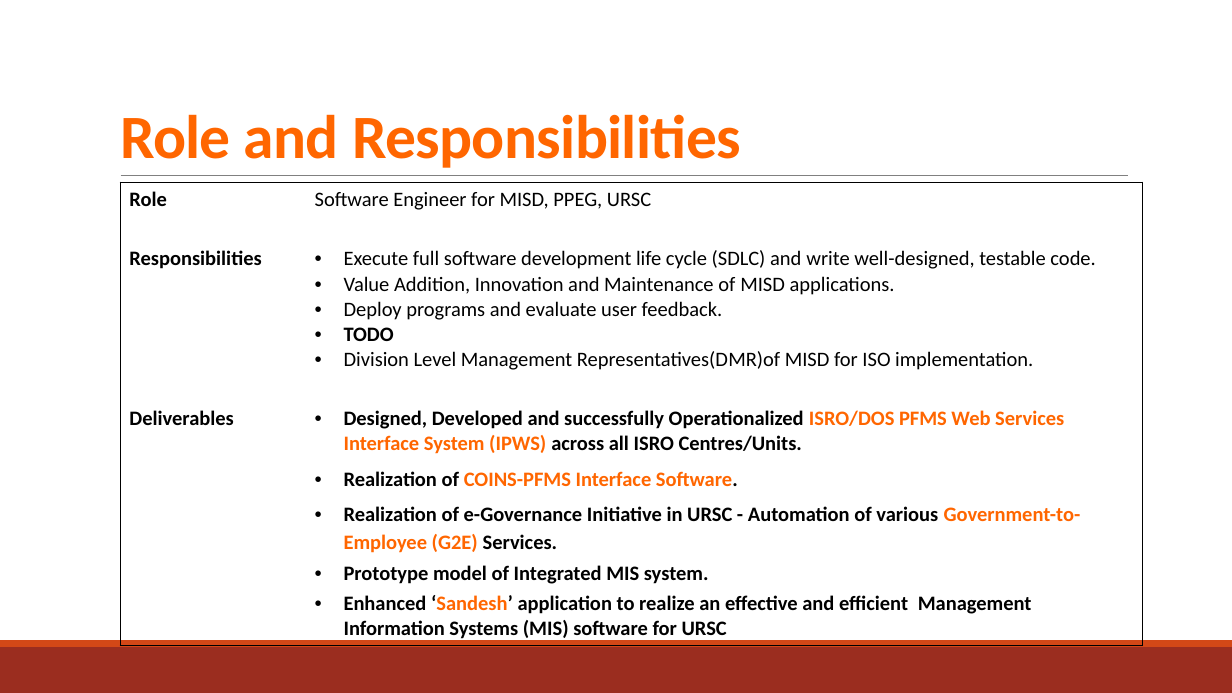
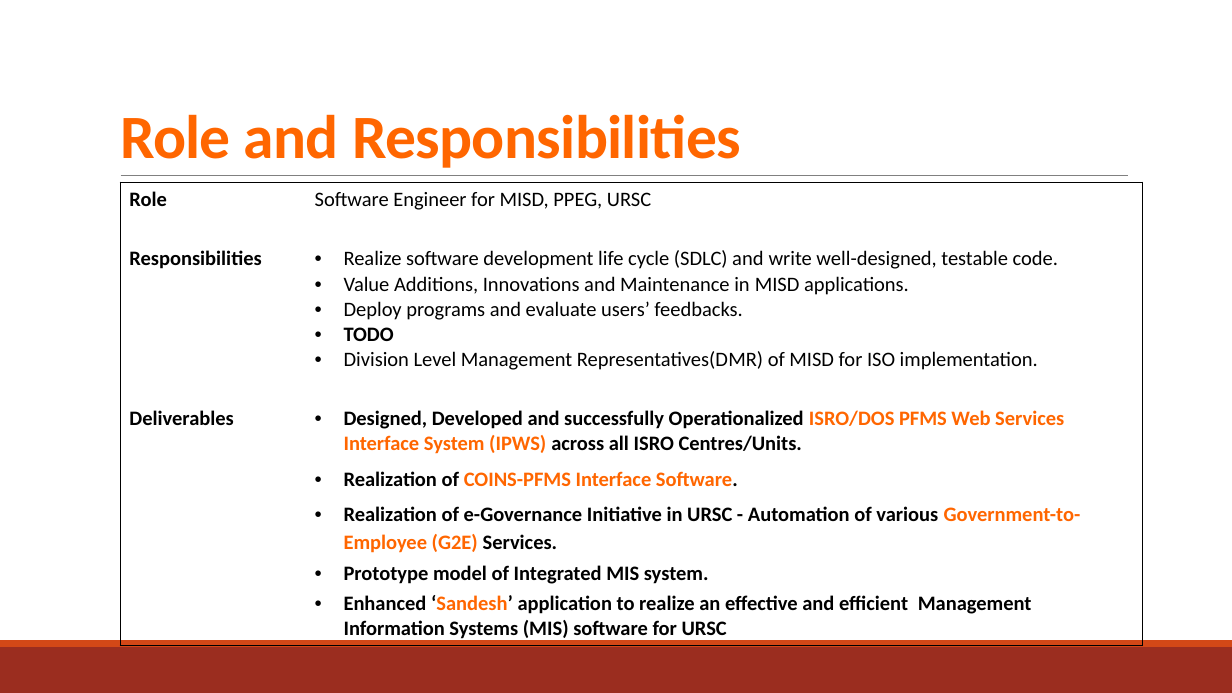
Before and after one commit to NavdeepGarg/DPC_Repo, a slide deck: slide 2 of handOutSources/navdeep.pptx. Drawn at 1232x693 pixels with LibreOffice and Linux fonts; fonts in the diff are those of the drawing. Boxes give left, top, right and bottom in pixels: in the first picture for what was removed or moved away, otherwise in the second. Text is boxed around its words. In the diff, an @@ line names an element or a change of style, - is before the commit and + after.

```diff
--- a/handOutSources/navdeep.pptx
+++ b/handOutSources/navdeep.pptx
@@ table at box(120, 182, 1142, 645) @@
-row 2, column 2: Execute full software development life cycle (SDLC) and write well-designed, testable code. / Value Addition, Innovation and Maintenance of MISD applications. / Deploy programs and evaluate user feedback. / TODO / Division Level Management Representatives(DMR)of MISD for ISO implementation.
+row 2, column 2: Realize software development life cycle (SDLC) and write well-designed, testable code. / Value Additions, Innovations and Maintenance in MISD applications. / Deploy programs and evaluate users’ feedbacks. / TODO / Division Level Management Representatives(DMR) of MISD for ISO implementation.
```
Also in this commit, not shown: 3 other slides changed.
